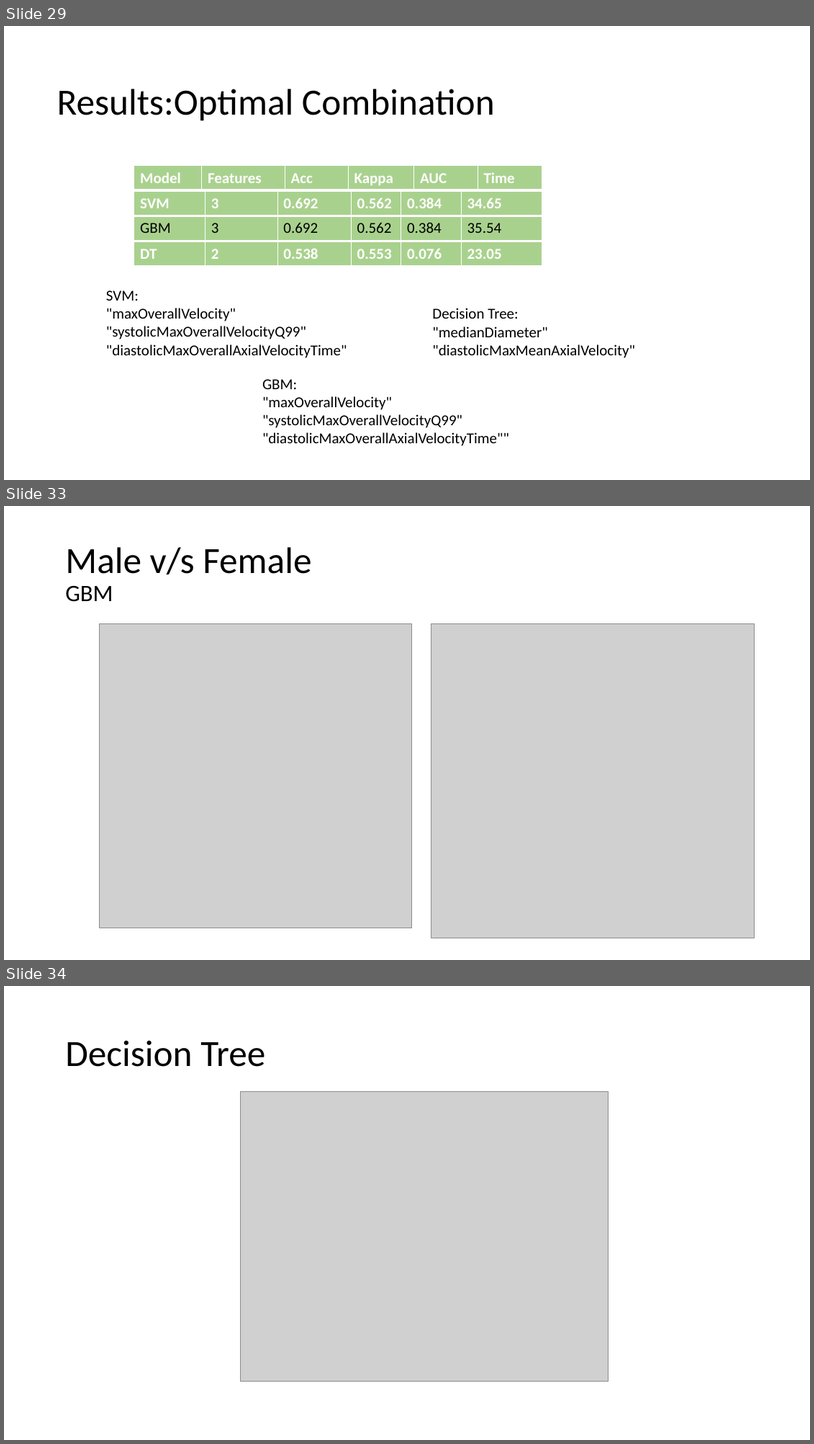
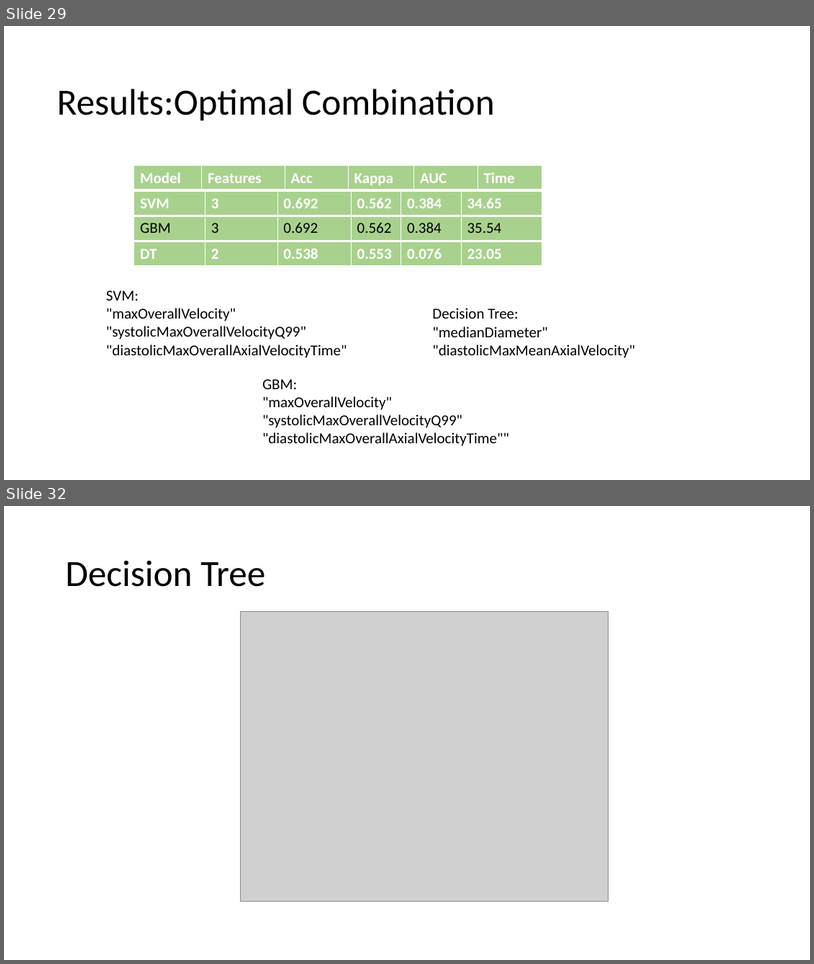
Before and after one commit to AtrayeeNeog/Cardio-Classifier-HIWi, a slide deck: Reports/Final.pptx. Shown one above the other, each under a label of ours: slides 29, 33 and 34 before the commit, slides 29 and 32 after it; the slides between them are not shown. The pictures are 814x1444 and 814x964 pixels, drawn with LibreOffice and Linux fonts; fonts in the diff are those of the drawing; grey boxes stand for pictures. Boxes give left, top, right and bottom in pixels: in the first picture for what was removed or moved away, otherwise in the second. Text is boxed around its words. In the diff, an @@ line names an element or a change of style, - is before the commit and + after.

```diff
--- a/Reports/Final.pptx
+++ b/Reports/Final.pptx
@@ slide 33 removed at <box>4,506,810,960</box>, background #FFFFFF @@
@@ title removed at <box>65,547,311,602</box> @@
-Male v/s Female
-GBM
@@ picture removed at <box>100,624,412,928</box> @@
@@ picture removed at <box>432,624,756,938</box> @@
@@ what was slide 34 is now slide 32 @@
```
Also in this commit, not shown: 2 slides changed, 1 other slide removed.
